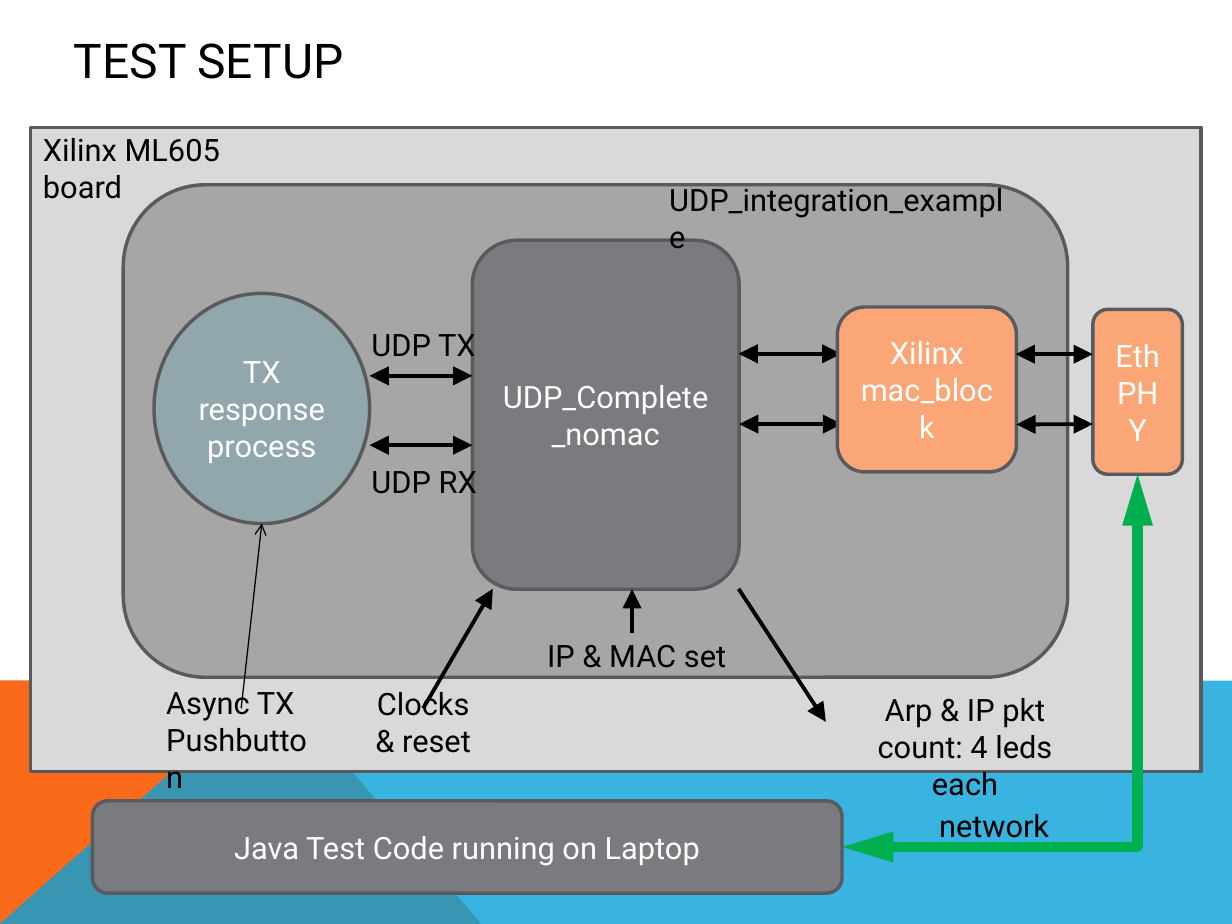
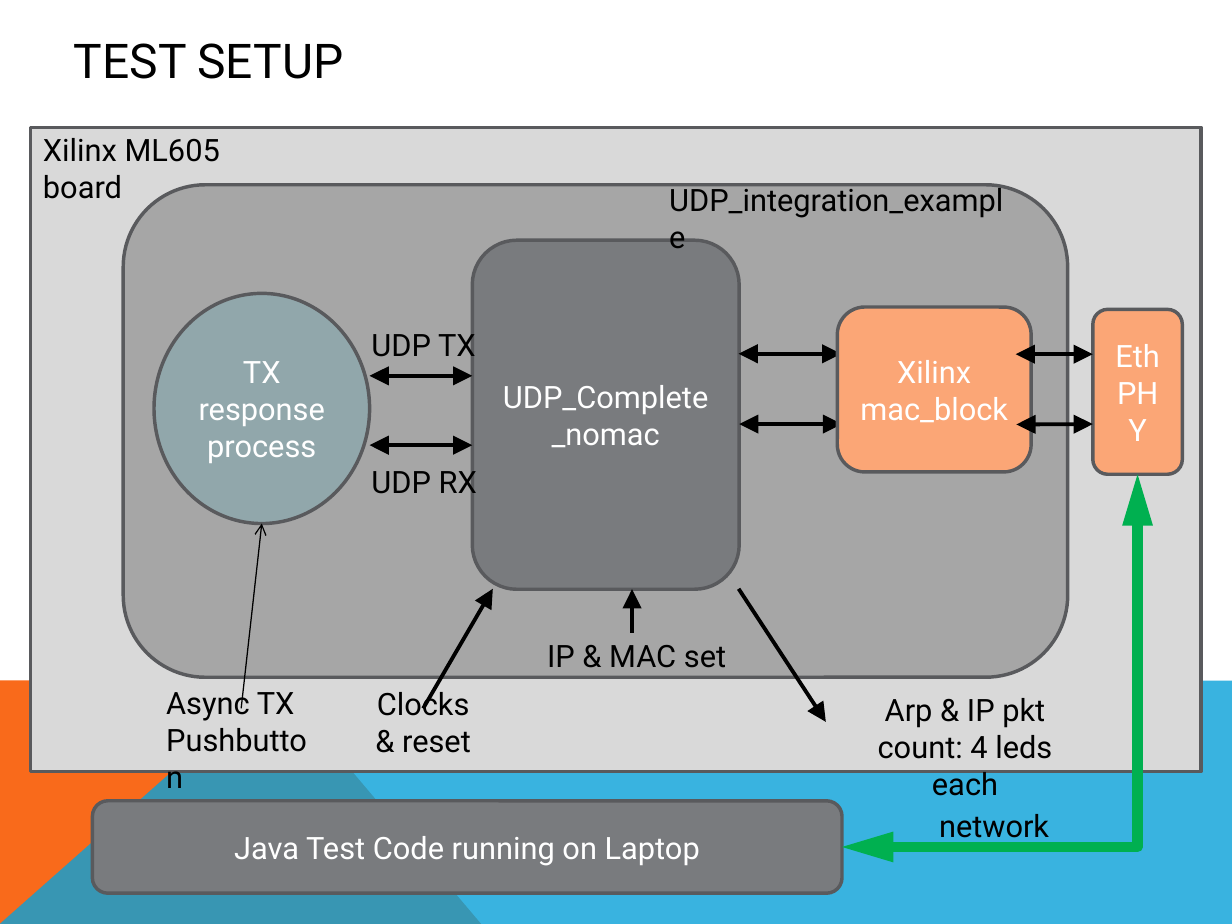
Before and after one commit to freecores/udp_ip_stack, a slide deck: slide 20 of doc/src/UDP_IP_Stack.pptx (slide 19 before the commit). Drawn at 1232x924 pixels with LibreOffice and Linux fonts; fonts in the diff are those of the drawing. Boxes give left, top, right and bottom in pixels: in the first picture for what was removed or moved away, otherwise in the second. Text is boxed around its words. In the diff, an @@ line names an element or a change of style, - is before the commit and + after.

```diff
--- a/doc/src/UDP_IP_Stack.pptx
+++ b/doc/src/UDP_IP_Stack.pptx
@@ rounded rectangle "Xilinx mac_block": place and size @@
-rounded rectangle "Xilinx mac_block" at (838,307,1016,472)
+rounded rectangle "Xilinx mac_block" at (838,307,1031,472)
```
Also in this commit, not shown: 2 other slides changed, 1 slide added, 14 other files.
